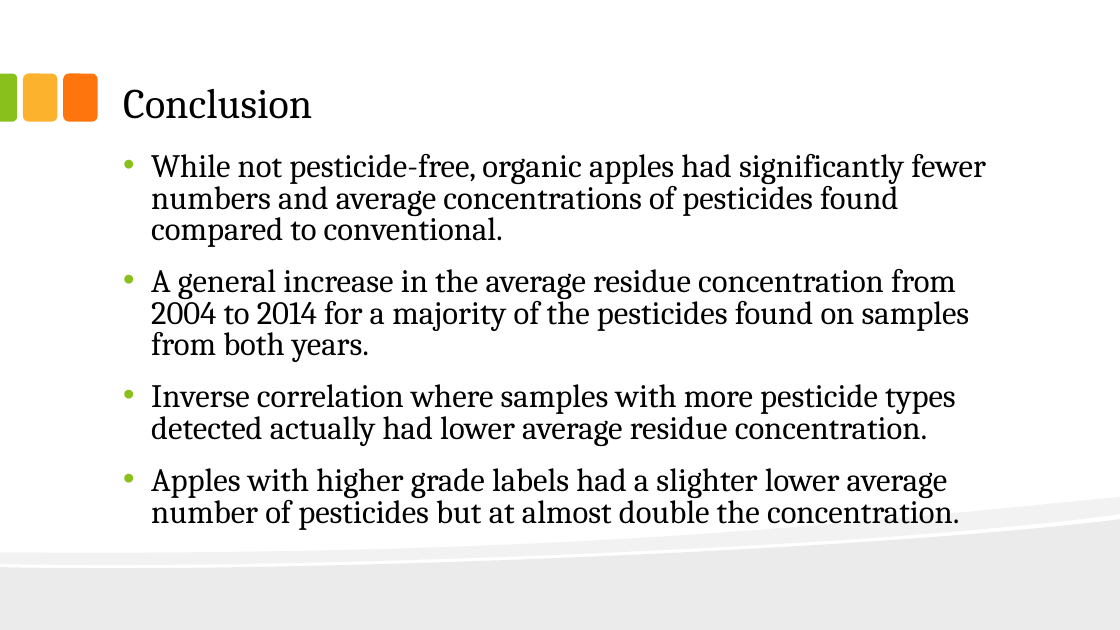
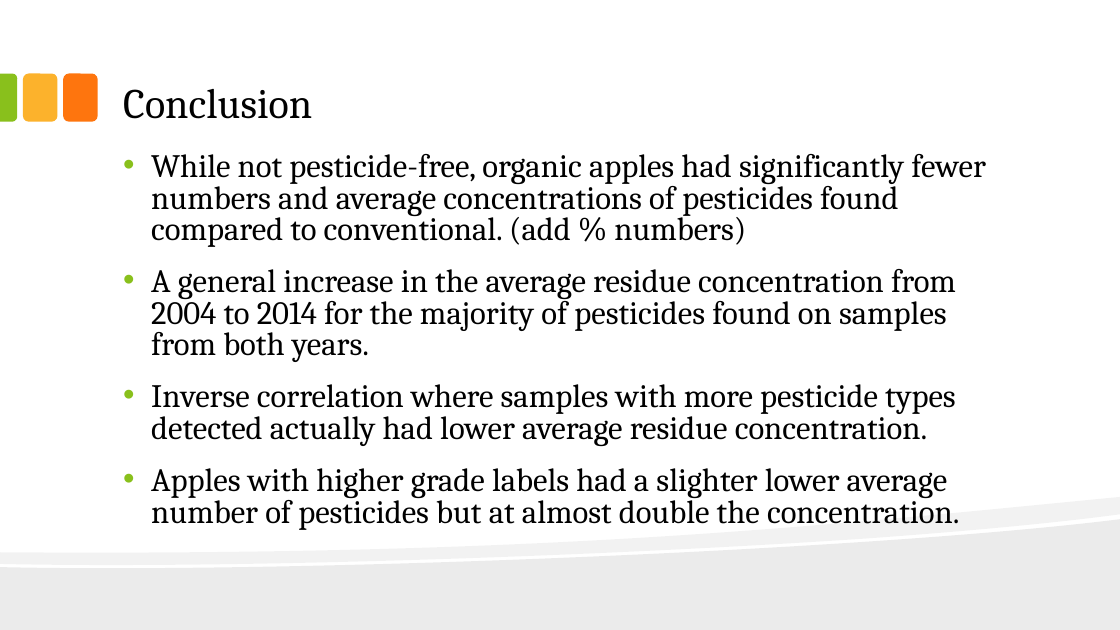
Before and after one commit to hims16s/INFM600-Project-Pesticide-Data-Analysis, a slide deck: slide 16 of Draft/package/INFM600_0101_KeenKoalas_Slides.pptx (slide 11 before the commit). Drawn at 1120x630 pixels with LibreOffice and Linux fonts; fonts in the diff are those of the drawing. Boxes give left, top, right and bottom in pixels: in the first picture for what was removed or moved away, otherwise in the second. Text is boxed around its words. In the diff, an @@ line names an element or a change of style, - is before the commit and + after.

```diff
--- a/Draft/package/INFM600_0101_KeenKoalas_Slides.pptx
+++ b/Draft/package/INFM600_0101_KeenKoalas_Slides.pptx
@@ text at (151,154,986,362): text changed @@
-• While not pesticide-free, organic apples had significantly fewer numbers and average concentrations of pesticides found compared to conventional.
-• A general increase in the average residue concentration from 2004 to 2014 for a majority of the pesticides found on samples from both years.
+• While not pesticide-free, organic apples had significantly fewer numbers and average concentrations of pesticides found compared to conventional. (add % numbers)
+• A general increase in the average residue concentration from 2004 to 2014 for the majority of pesticides found on samples from both years.
```
Also in this commit, not shown: 6 other slides changed, 5 slides added.
